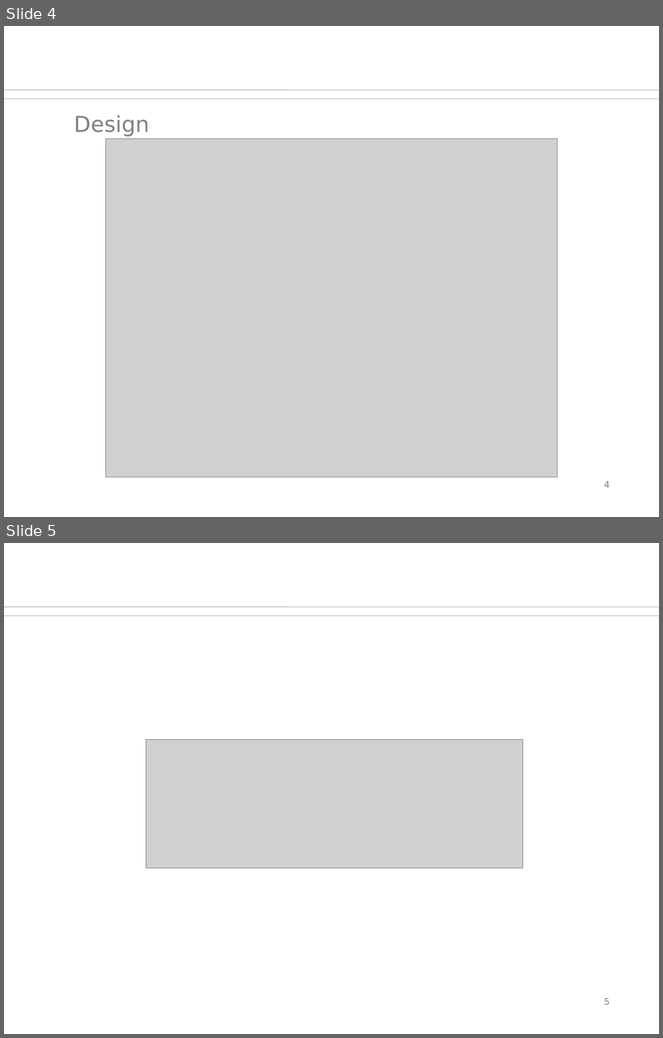
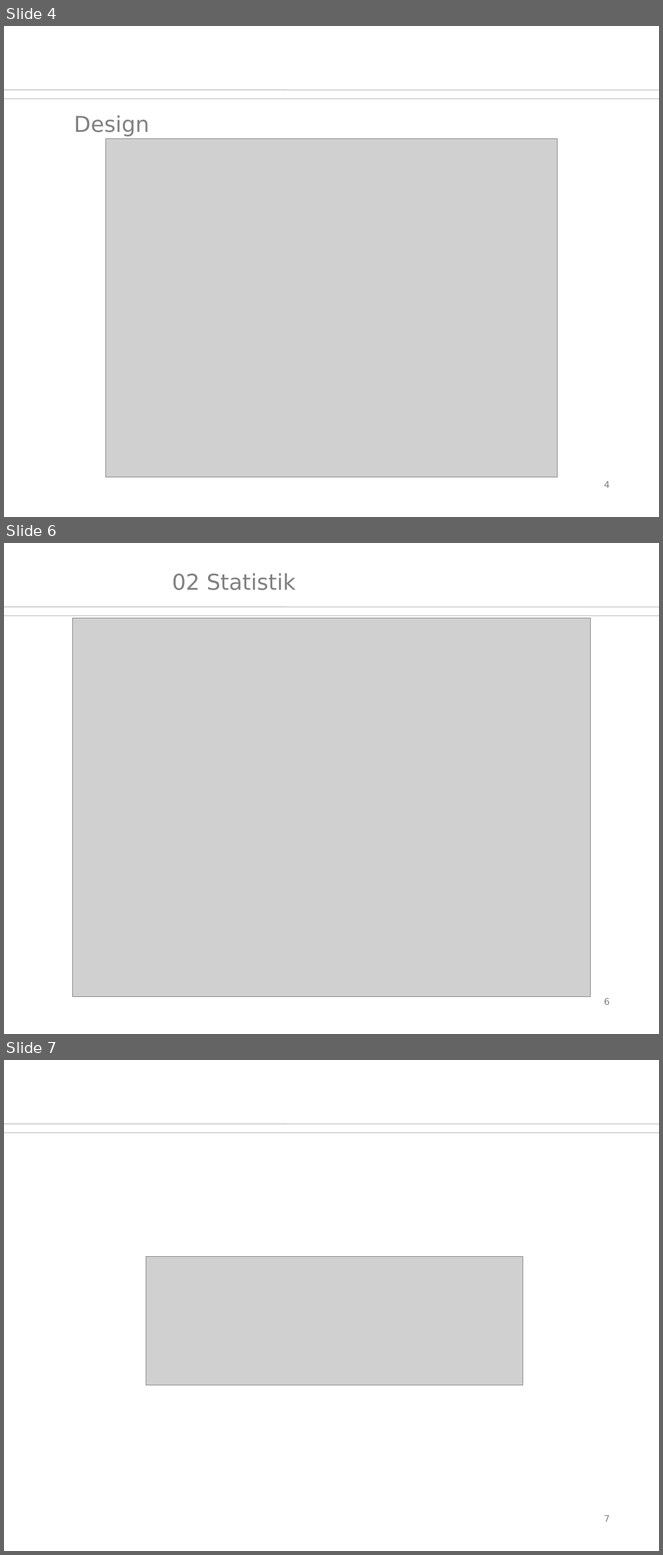
Before and after one commit to Steich91/ees15, a slide deck: docs/gui.odp. Shown one above the other, each under a label of ours: slides 4 and 5 before the commit, slides 4, 6 and 7 after it; the slides between them are not shown. The pictures are 663x1038 and 663x1555 pixels, drawn with LibreOffice and Linux fonts; fonts in the diff are those of the drawing; grey boxes stand for pictures; background and template pictures are left out. Boxes give left, top, right and bottom in pixels: in the first picture for what was removed or moved away, otherwise in the second. Text is boxed around its words. In the diff, an @@ line names an element or a change of style, - is before the commit and + after.

```diff
--- a/docs/gui.odp
+++ b/docs/gui.odp
@@ slide 6 added at [4,543,659,1034], background #FFFFFF; not listed: 2 template elements that a slide beside it also shows @@
@@ title added at [172,573,296,590], 24 pt, text #808080 @@
+02 Statistik
@@ picture added at [73,618,591,997] @@
@@ page number added at [604,998,610,1005], 10 pt, text #808080 @@
+6
@@ what was slide 5 is now slide 7 @@
@@ page number at [604,1516,610,1522]: text changed @@
-5
+7
```
Also in this commit, not shown: 2 slides changed, 1 other slide added, 1 other file.
